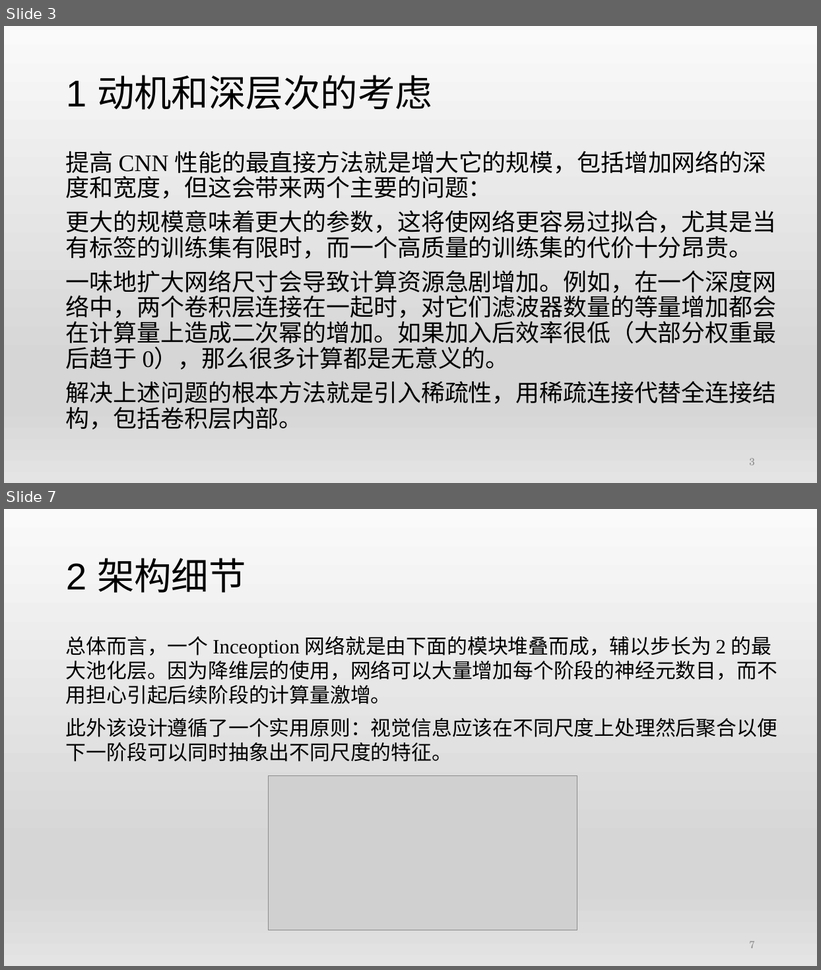
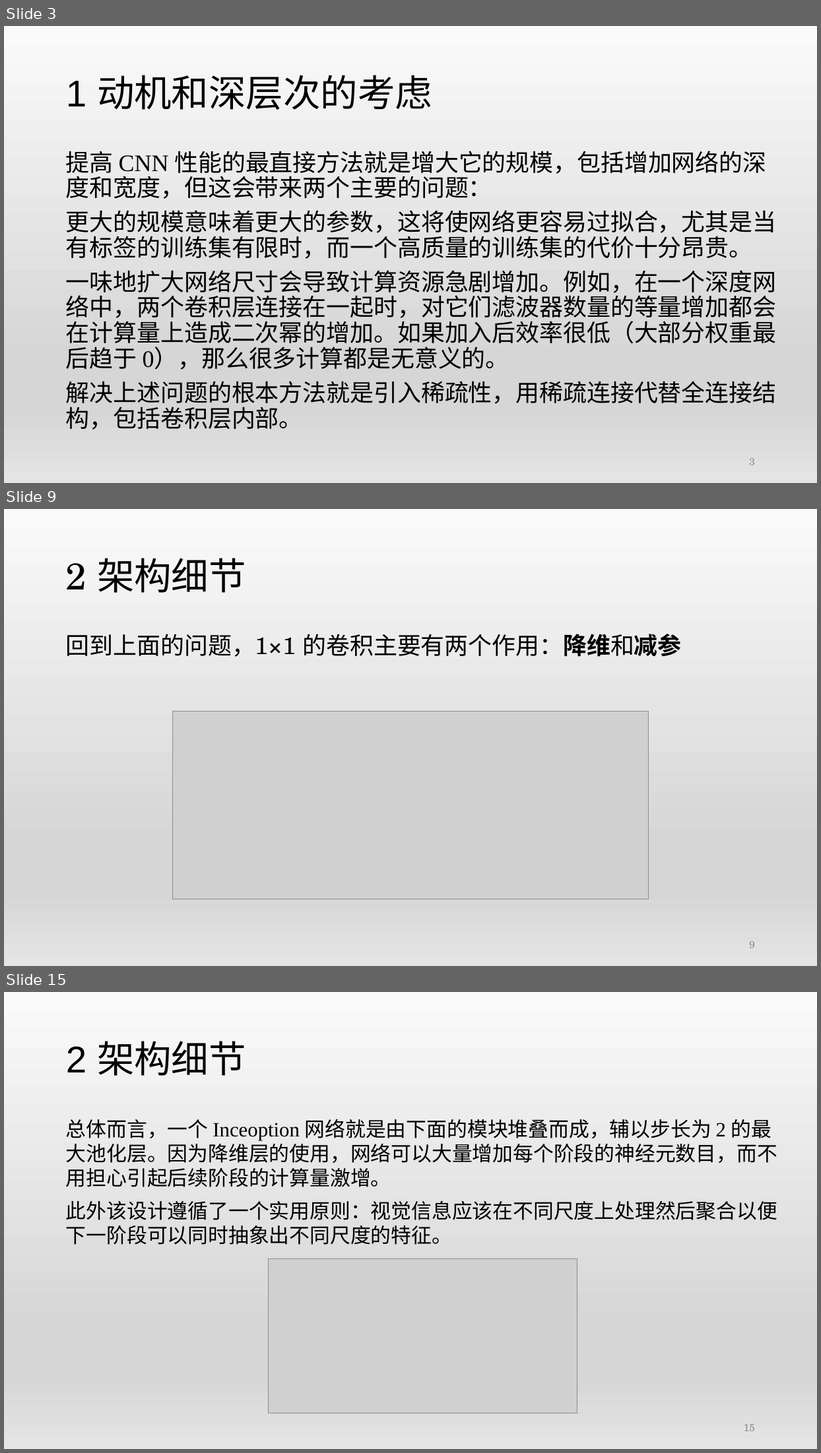
Before and after one commit to qianlinyi/hhu-medical-image-group, a slide deck: CNN PPT&笔记/2015-Going deeper with convolutions-Szegedy.pptx. Shown one above the other, each under a label of ours: slides 3 and 7 before the commit, slides 3, 9 and 15 after it; the slides between them are not shown. The pictures are 821x970 and 821x1453 pixels, drawn with LibreOffice and Linux fonts; fonts in the diff are those of the drawing; grey boxes stand for pictures. Boxes give left, top, right and bottom in pixels: in the first picture for what was removed or moved away, otherwise in the second. Text is boxed around its words. In the diff, an @@ line names an element or a change of style, - is before the commit and + after.

```diff
--- a/CNN PPT&笔记/2015-Going deeper with convolutions-Szegedy.pptx
+++ b/CNN PPT&笔记/2015-Going deeper with convolutions-Szegedy.pptx
@@ slide 9 added at (x1=4, y1=509, x2=817, y2=966), background gradient #FAFAFA to #D7D7D7 to #E4E4E4 @@
@@ title added at (x1=66, y1=558, x2=246, y2=593), 44 pt, text #000000 @@
+2 架构细节
@@ text added at (x1=66, y1=634, x2=682, y2=657), 28 pt, text #000000 @@
+回到上面的问题，1×1 的卷积主要有两个作用：降维和减参
@@ picture added at (x1=172, y1=712, x2=649, y2=900) @@
@@ page number added at (x1=749, y1=941, x2=755, y2=949), 12 pt, text #8C8C8C @@
+9
@@ what was slide 7 is now slide 15 @@
@@ page number at (x1=744, y1=1424, x2=755, y2=1432): text changed @@
-7
+15
```
Also in this commit, not shown: 5 slides changed, 8 other slides added, 4 other files.
